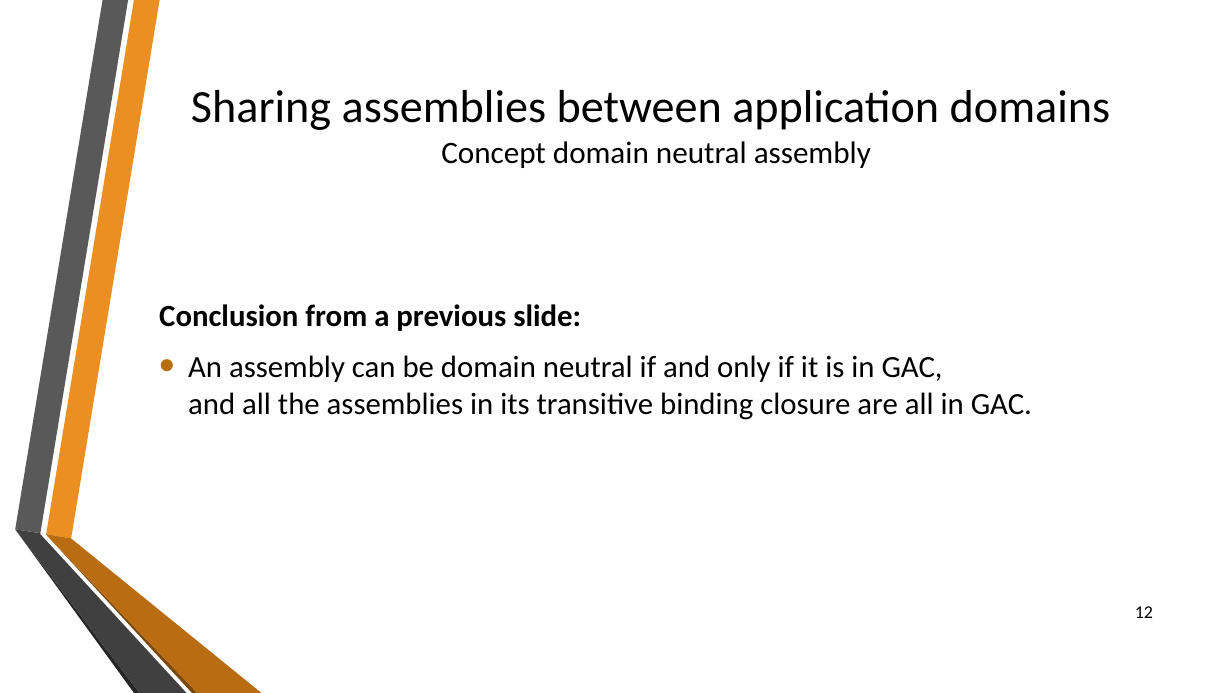
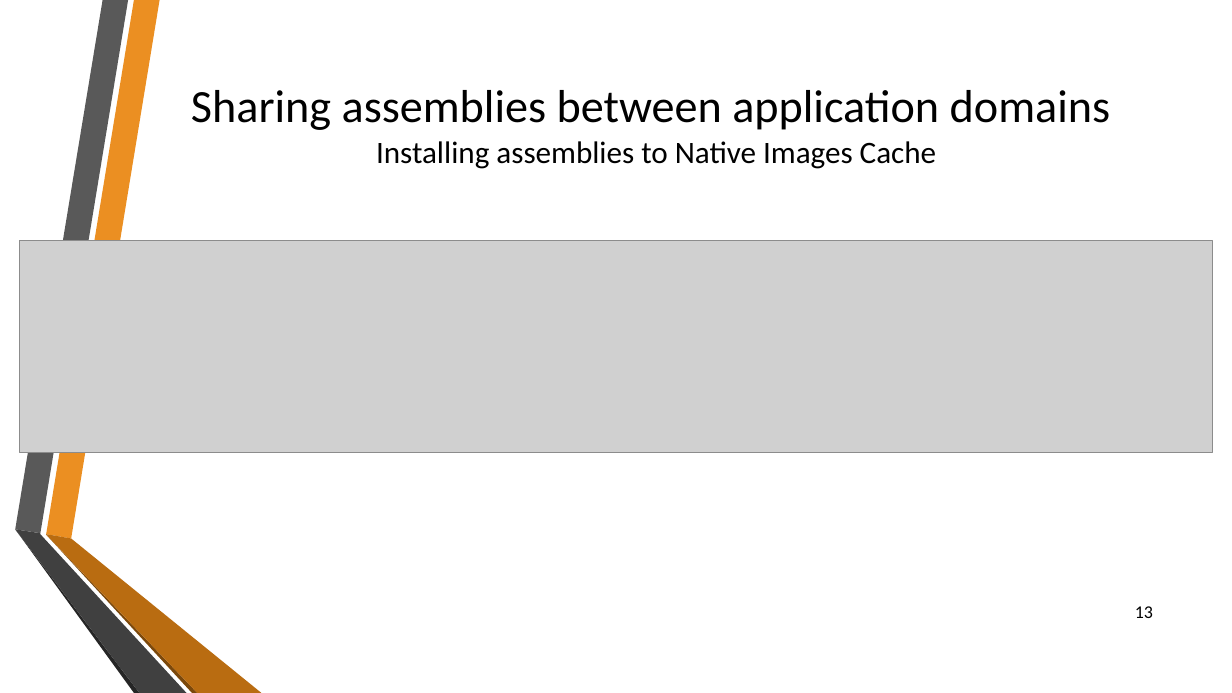
Before and after one commit to sflusov/IISSharingAssemblies, a slide deck: slide 13 of presentation/Sharing common assemblies.pptx (slide 12 before the commit). Drawn at 1232x693 pixels with LibreOffice and Linux fonts; fonts in the diff are those of the drawing; grey boxes stand for pictures; background and template pictures are left out. Boxes give left, top, right and bottom in pixels: in the first picture for what was removed or moved away, otherwise in the second. Text is boxed around its words. In the diff, an @@ line names an element or a change of style, - is before the commit and + after.

```diff
--- a/presentation/Sharing common assemblies.pptx
+++ b/presentation/Sharing common assemblies.pptx
@@ title at [191,90,1110,169]: text changed @@
-Sharing assemblies between application domains
-Concept domain neutral assembly
+Sharing assemblies between application domains
+Installing assemblies to Native Images Cache
@@ picture added at [19,240,1213,453] @@
@@ text removed at [159,304,1032,420] @@
-Conclusion from a previous slide:
-• An assembly can be domain neutral if and only if it is in GAC,
-  and all the assemblies in its transitive binding closure are all in GAC.
@@ page number at [1135,606,1153,618]: text changed @@
-12
+13
```
Also in this commit, not shown: 11 other slides changed, 3 slides added.
